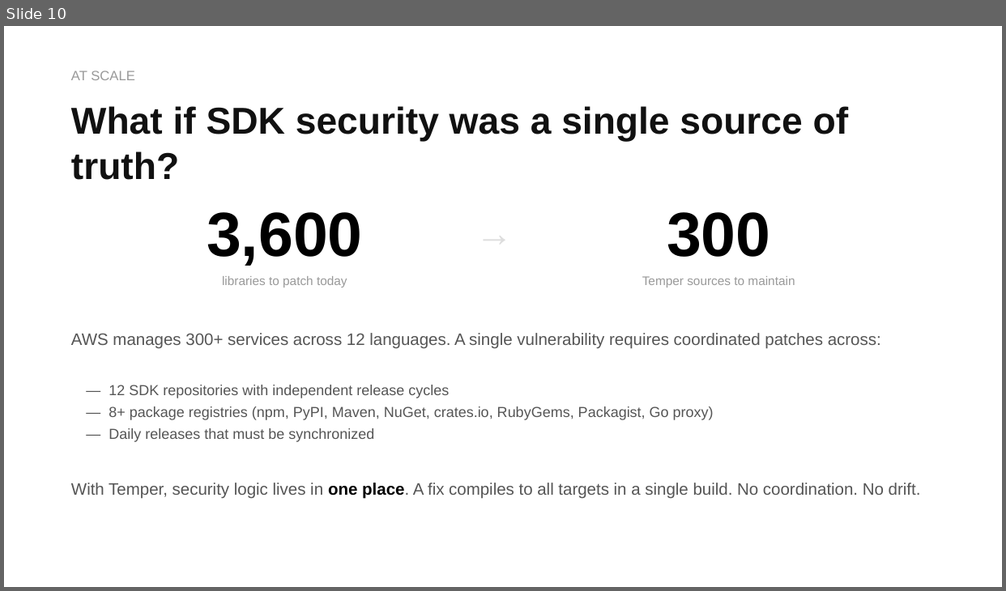
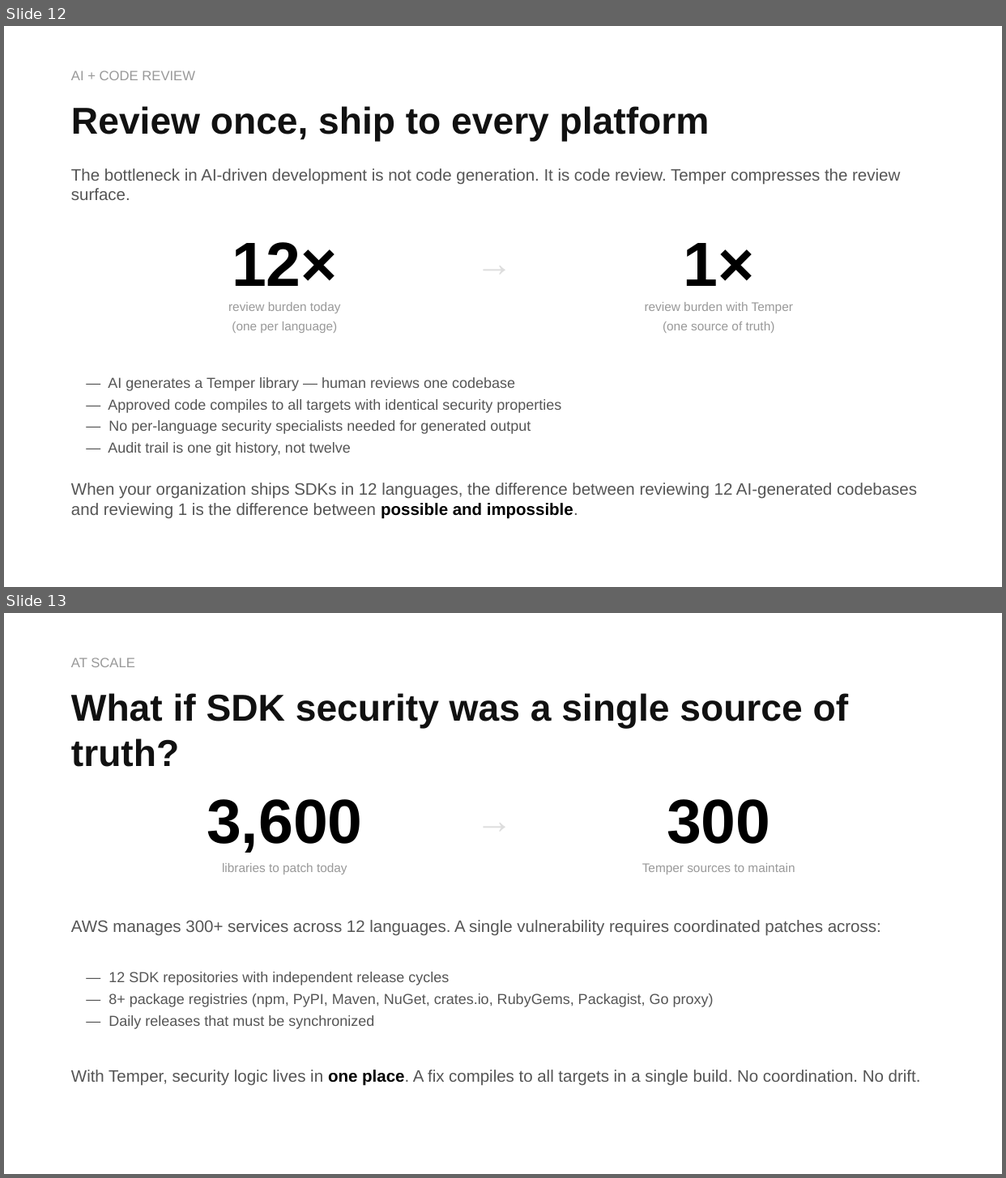
Before and after one commit to notactuallytreyanastasio/generic_orm, a slide deck: deck.pptx. Shown one above the other, each under a label of ours: slide 10 before the commit, slides 12 and 13 after it. The pictures are 1006x591 and 1006x1178 pixels, drawn with LibreOffice and Linux fonts; fonts in the diff are those of the drawing. Boxes give left, top, right and bottom in pixels: in the first picture for what was removed or moved away, otherwise in the second. Text is boxed around its words. In the diff, an @@ line names an element or a change of style, - is before the commit and + after.

```diff
--- a/deck.pptx
+++ b/deck.pptx
@@ slide 12 added at [4, 26, 1002, 587], background #FFFFFF @@
@@ text added at [71, 71, 195, 80], 13 pt, text #999999 @@
+AI + CODE REVIEW
@@ text added at [71, 106, 710, 142], 36 pt, text #111111, bold @@
+Review once, ship to every platform
@@ text added at [71, 169, 900, 200], 16 pt, text #555555 @@
+The bottleneck in AI-driven development is not code generation. It is code review. Temper compresses the review surface.
@@ text added at [228, 242, 341, 333], 12 pt, text #999999 @@
+12×
+review burden today
+(one per language)
@@ text added at [438, 236, 551, 280], 36 pt, text #DDDDDD @@
+→
@@ text added at [645, 243, 793, 333], 12 pt, text #999999 @@
+1×
+review burden with Temper
+(one source of truth)
@@ text added at [108, 378, 561, 456], 14 pt, text #555555 @@
+— AI generates a Temper library — human reviews one codebase
+— Approved code compiles to all targets with identical security properties
+— No per-language security specialists needed for generated output
+— Audit trail is one git history, not twelve
@@ text added at [71, 483, 917, 518], 16 pt, text #555555 @@
+When your organization ships SDKs in 12 languages, the difference between reviewing 12 AI-generated codebases and reviewing 1 is the difference between possible and impossible.
@@ what was slide 10 is now slide 13 @@
```
Also in this commit, not shown: 2 other slides added, 2 other files.
